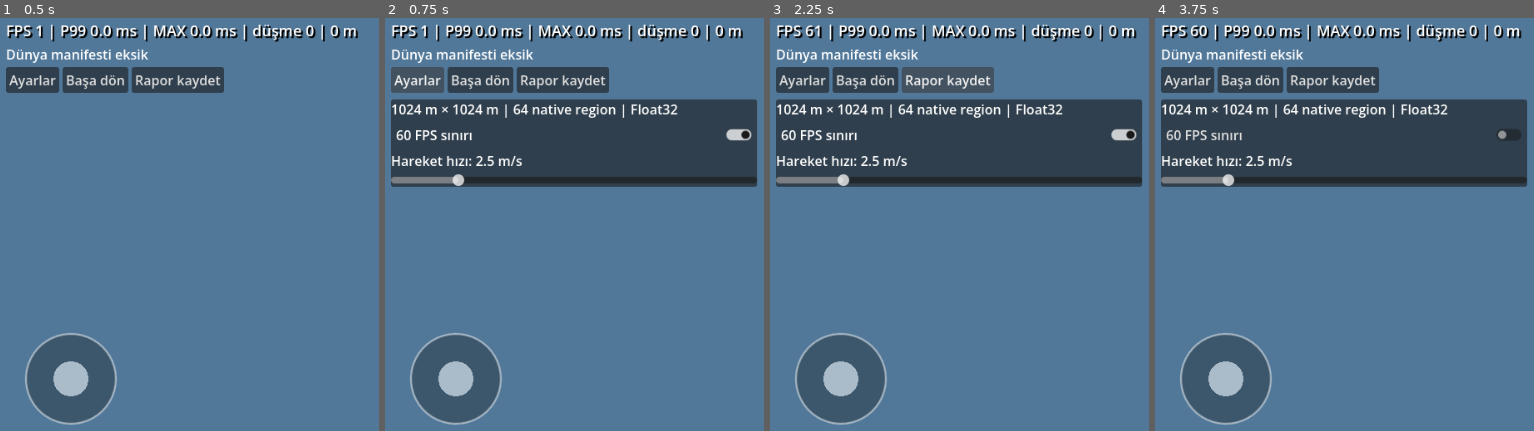
Above: before the commit, frames 1-4 (left to right).
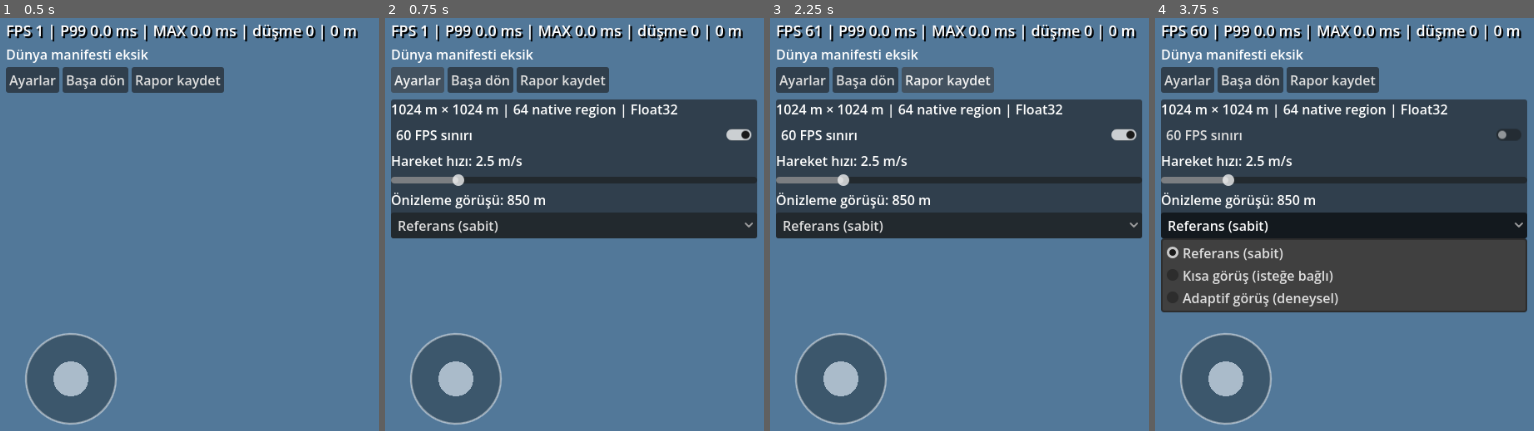
Above: after the commit, the same moments.

Repository: mehmetdem2005/FareOyunu
Game: Godot game, scene res://play.tscn
Same seed, same stepped clock (60 frames per second), same inputs: the game is played once before the commit and once after it.
Inputs (mouse positions are in pixels of both pictures, inside the frame that each line leads up to):
- Up to frame 1 (0.5 s): no input
- Up to frame 2 (0.75 s): click "Ayarlar" at 0.5 s
- Up to frame 3 (2.25 s): click "Başa dön" at 1.25 s; click "Rapor kaydet" at 2 s
- Up to frame 4 (3.75 s): click "60 FPS sınırı" at 2.75 s; click (1344, 224) at 3.5 s, where only the run after the commit has a clickable "Referans (sabit)"

Frame 1 is identical in both runs. In frame 2, 12% of the frame differs, in the area x 1-99%, y 40-54%; in frame 3, 12%; in frame 4, 29%, in the area x 1-99%, y 40-72%.

Commit message:
feat(P1.8.2): opt-in preview camera range with one-shot adaptive trial and rollback

Diff:
--- a/tools/terrain3d_runtime/play.gd
+++ b/tools/terrain3d_runtime/play.gd
@@ -1,6 +1,9 @@
 extends Node3D
 const Runtime = preload("res://terrain_runtime.gd")
 const Recorder = preload("res://session_recorder.gd")
+const PreviewRange = preload("res://preview_range.gd")
+var preview_range := PreviewRange.new()
+var range_label: Label
 var recorder := Recorder.new()
 var report_path := ""
 var load_begin := 0
@@ -83,6 +86,7 @@
 	camera = Camera3D.new()
 	camera.far = 850
 	camera.near = 0.025
+	preview_range.configure(camera.far)
 	add_child(camera)
 	camera.current = true
 	make_ui()
@@ -150,6 +154,25 @@
 	slider.value = speed
 	slider.value_changed.connect(func(v: float): speed = v; speed_label.text = "Hareket hızı: %.1f m/s" % v; recorder.event("speed_mps",v))
 	box.add_child(slider)
+	range_label = Label.new()
+	range_label.text = "Önizleme görüşü: %.0f m" % camera.far
+	box.add_child(range_label)
+	var range_options := OptionButton.new()
+	range_options.add_item("Referans (sabit)",0)
+	range_options.add_item("Kısa görüş (isteğe bağlı)",1)
+	range_options.add_item("Adaptif görüş (deneysel)",2)
+	range_options.select(0)
+	range_options.item_selected.connect(func(selected: int):
+		preview_range.select_mode(selected)
+		apply_preview_range("manual_selection")
+	)
+	box.add_child(range_options)
+
+func apply_preview_range(reason: String) -> void:
+	var old_far := camera.far
+	camera.far = preview_range.active_far_m
+	range_label.text = "Önizleme görüşü: %.0f m" % camera.far
+	recorder.event("preview_range",{"reason":reason,"mode":preview_range.mode,"old_far_m":old_far,"far_m":camera.far,"native_mesh_unchanged":true})
 
 func request_load() -> void:
 	loading = true
@@ -228,7 +251,7 @@
 	var tile_size := int(backend.terrain.get("mesh_size"))
 	var sample_spacing := float(backend.terrain.get("vertex_spacing"))
 	var outer_spacing := sample_spacing*pow(2.0,lod_count-1)
-	recorder.event("render_coverage",{"camera_far_m":camera.far …(254 unchanged characters)…  and occlusion affect visible coverage. No adaptive range change."})
+	recorder.event("render_coverage",{"camera_far_m":camera.far …(254 unchanged characters)…  and occlusion affect visible coverage. Camera range may change only by explicit preview mode."})
 	recorder.event("memory_budget",{"policy":"resident_advisory_no_automatic_eviction","before_native_load":memory_before, …(274 unchanged characters)…
 
 func fail_load(message: String) -> void:
@@ -423,6 +446,10 @@
 	last_frame = now
 	if now-last_hud>=1000000:
 		last_hud = now
+		if preview_range.mode == 2 and backend != null:
+			var decision := preview_range.observe(recorder.last_summary,ready_to_walk and not loading and not menu.visible,Engine.max_fps,now)
+			if not decision.is_empty():
+				apply_preview_range(decision)
 		# Reuse last completed one-second summary; no second sort or ring shift.
 		var p99 := float(recorder.last_summary.get("p99_ms",0.0))
 		var worst := float(recorder.last_summary.get("max_ms",0.0))
--- /dev/null
+++ b/tools/terrain3d_runtime/preview_range.gd
@@ -0,0 +1,92 @@
+extends RefCounted
+## Preview-only policy. Never changes native terrain, data, physics or resolution.
+## Deliberate opt-in; one conservative trial per enable. No oscillation.
+const BAD_WINDOWS := 5
+const EVALUATION_WINDOWS := 8
+const COOLDOWN_US := 5000000
+const TRIAL_RATIO := 0.75
+var base_far_m := 850.0
+var mode := 0 # 0 reference, 1 manual reduced, 2 adaptive trial
+var active_far_m := 850.0
+var _last_t_ms := -1.0
+var _last_cap := -1
+var _bad_count := 0
+var _bad_sum := 0.0
+var _trial_count := 0
+var _trial_sum := 0.0
+var _baseline_ms := 0.0
+var _trial_started_us := 0
+var _tried := false
+var _evaluating := false
+
+func configure(reference_far_m: float) -> void:
+	if is_finite(reference_far_m) and reference_far_m > 0.0:
+		base_far_m = reference_far_m
+	select_mode(0)
+
+func select_mode(selected: int) -> void:
+	mode = clampi(selected,0,2)
+	active_far_m = base_far_m*TRIAL_RATIO if mode == 1 else base_far_m
+	_last_t_ms = -1.0
+	_last_cap = -1
+	_bad_count = 0
+	_bad_sum = 0.0
+	_trial_count = 0
+	_trial_sum = 0.0
+	_baseline_ms = 0.0
+	_tried = false
+	_evaluating = false
+	_trial_started_us = 0
+
+## Called only from the existing one-second HUD update, not each frame.
+## Return a decision only when the camera far plane actually needs to change.
+func observe(summary: Dictionary, eligible: bool, cap: int, now_us: int) -> String:
+	if mode != 2 or (_tried and not _evaluating):
+		return ""
+	var t := float(summary.get("t_ms",-1.0))
+	if t <= _last_t_ms:
+		return ""
+	var dt := t-_last_t_ms
+	_last_t_ms = t
+	var cap_changed := cap != _last_cap
+	_last_cap = cap
+	var mean := float(summary.get("mean_ms",0.0))
+	var p95 := float(summary.get("p95_ms",0.0))
+	var valid := eligible and bool(summary.get("ground_ready",false)) and not bool(summary.get("menu_open",true)) and int(summary.get("fps_cap",-1)) == cap and (cap == 0 or cap >= 60) and int(summary.get("frames",0)) >= 15 and int(summary.get("over_100ms",0)) == 0 and dt >= 500.0 and dt <= 1600.0 and not cap_changed and is_finite(mean) and mean > 0.0 and is_finite(p95) and p95 > 0.0
+	if not valid:
+		_bad_count = 0
+		_bad_sum = 0.0
+		# Interrupted comparisons are inconclusive; restore rather than silently keep reduced range.
+		if _evaluating:
+			_evaluating = false
+			active_far_m = base_far_m
+			return "trial_interrupted_restore"
+		return ""
+	if _evaluating:
+		if now_us-_trial_started_us < COOLDOWN_US:
+			return ""
+		_trial_count += 1
+		_trial_sum += mean
+		if _trial_count < EVALUATION_WINDOWS:
+			return ""
+		_evaluating = false
+		# Not a controlled benchmark: a lack of observed improvement rejects the trial.
+		if _trial_sum/EVALUATION_WINDOWS > _baseline_ms*0.95:
+			active_far_m = base_far_m
+			return "trial_no_observed_gain_restore"
+		# Keep range only within this explicitly selected mode. Never decrease further.
+		return ""
+	if mean > 20.0 and p95 > 22.0:
+		_bad_count += 1
+		_bad_sum += mean
+	else:
+		_bad_count = 0
+		_bad_sum = 0.0
+	if _bad_count < BAD_WINDOWS:
+		return ""
+	_baseline_ms = _bad_sum/BAD_WINDOWS
+	_tried = true
+	_evaluating = true
+	_trial_started_us = now_us
+	active_far_m = base_far_m*TRIAL_RATIO
+	return "sustained_slow_trial"
Not shown, changed: docs/native_terrain3d/ENGINEERING_DECISIONS_TR.md
Not shown, changed: docs/native_terrain3d/HANDOFF_START_HERE_TR.md
Not shown, changed: docs/native_terrain3d/NATIVE_TERRAIN3D_MASTER_PLAN_TR.md
Not shown, changed: docs/native_terrain3d/PROGRESS_TR.md
